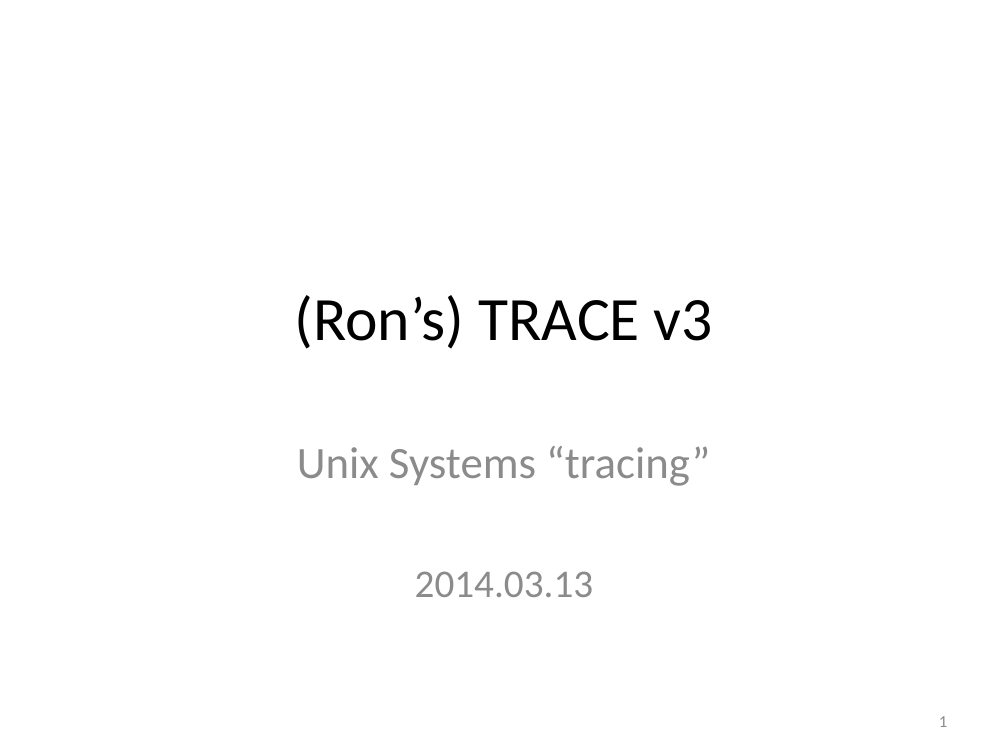
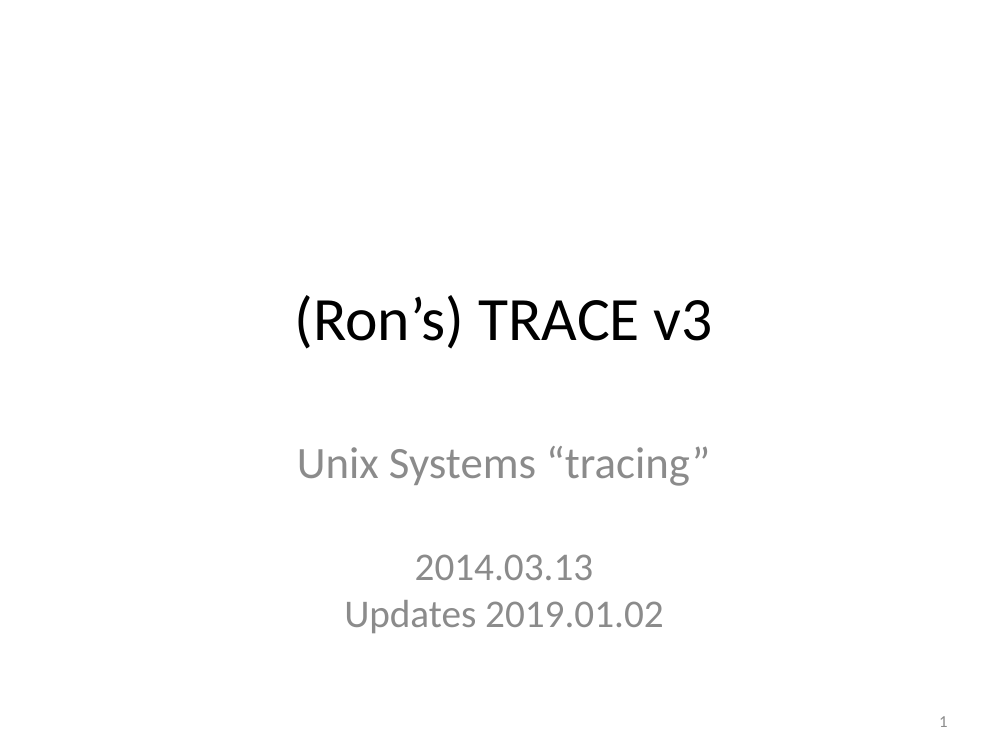
Before and after one commit to art-daq/trace, a slide deck: slide 1 of doc/trace.pptx. Drawn at 1008x756 pixels with LibreOffice and Linux fonts; fonts in the diff are those of the drawing. Boxes give left, top, right and bottom in pixels: in the first picture for what was removed or moved away, otherwise in the second. Text is boxed around its words. In the diff, an @@ line names an element or a change of style, - is before the commit and + after.

Commit message:
TRACE release v3_13_11

```diff
--- a/doc/trace.pptx
+++ b/doc/trace.pptx
@@ text at <box>297,446,710,580</box>: text colour #8C8C8C to #8B8B8B in "Unix Systems “tracing”", "2014.03.13"; less space between paragraphs @@
@@ text at <box>344,600,663,633</box>: paragraph added @@
+Updates 2019.01.02
@@ page number at <box>939,716,947,727</box>: text colour #8C8C8C to #8B8B8B @@
```
Also in this commit, not shown: 14 other slides changed, 30 other files.
